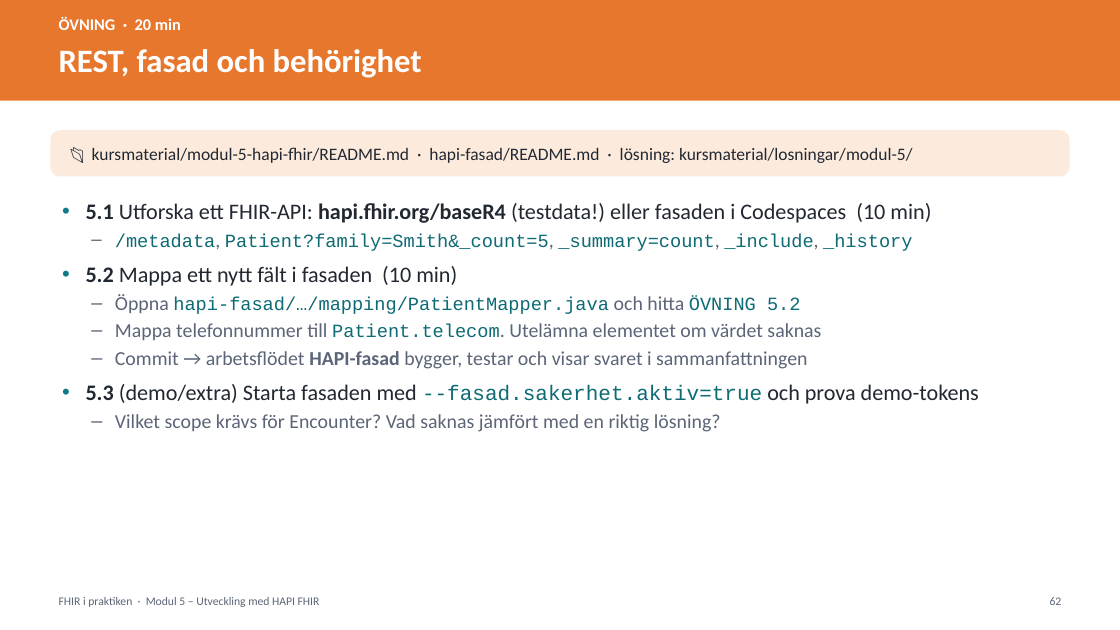
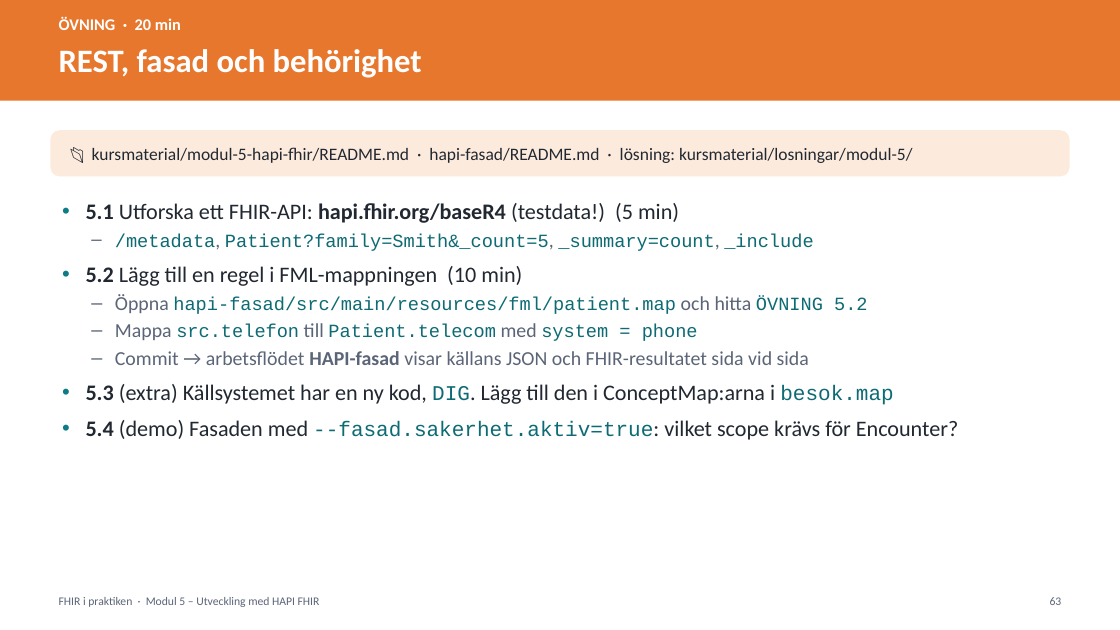
Before and after one commit to oskthu2/fhireducation, a slide deck: slide 63 of presentation/FHIR-utbildning.pptx (slide 62 before the commit). Drawn at 1120x630 pixels with LibreOffice and Linux fonts; fonts in the diff are those of the drawing. Boxes give left, top, right and bottom in pixels: in the first picture for what was removed or moved away, otherwise in the second. Text is boxed around its words. In the diff, an @@ line names an element or a change of style, - is before the commit and + after.

```diff
--- a/presentation/FHIR-utbildning.pptx
+++ b/presentation/FHIR-utbildning.pptx
@@ text at bbox=[86, 203, 958, 440]: text changed; size 17 to 19 pt; text colour #5B6577 to #222831 @@
-• 5.1 Utforska ett FHIR-API: hapi.fhir.org/baseR4 (testdata!) eller fasaden i Codespaces (10 min)
-– /metadata, Patient?family=Smith&_count=5, _summary=count, _include, _history
-• 5.2 Mappa ett nytt fält i fasaden (10 min)
-– Öppna hapi-fasad/…/mapping/PatientMapper.java och hitta ÖVNING 5.2
-– Mappa telefonnummer till Patient.telecom. Utelämna elementet om värdet saknas
-– Commit → arbetsflödet HAPI-fasad bygger, testar och visar svaret i sammanfattningen
-• 5.3 (demo/extra) Starta fasaden med --fasad.sakerhet.aktiv=true och prova demo-tokens
-– Vilket scope krävs för Encounter? Vad saknas jämfört med en riktig lösning?
+• 5.1 Utforska ett FHIR-API: hapi.fhir.org/baseR4 (testdata!) (5 min)
+– /metadata, Patient?family=Smith&_count=5, _summary=count, _include
+• 5.2 Lägg till en regel i FML-mappningen (10 min)
+– Öppna hapi-fasad/src/main/resources/fml/patient.map och hitta ÖVNING 5.2
+– Mappa src.telefon till Patient.telecom med system = phone
+– Commit → arbetsflödet HAPI-fasad visar källans JSON och FHIR-resultatet sida vid sida
+• 5.3 (extra) Källsystemet har en ny kod, DIG. Lägg till den i ConceptMap:arna i besok.map
+• 5.4 (demo) Fasaden med --fasad.sakerhet.aktiv=true: vilket scope krävs för Encounter?
```
Also in this commit, not shown: 24 other slides changed, 2 slides added, 1 slide removed, 31 other files.
